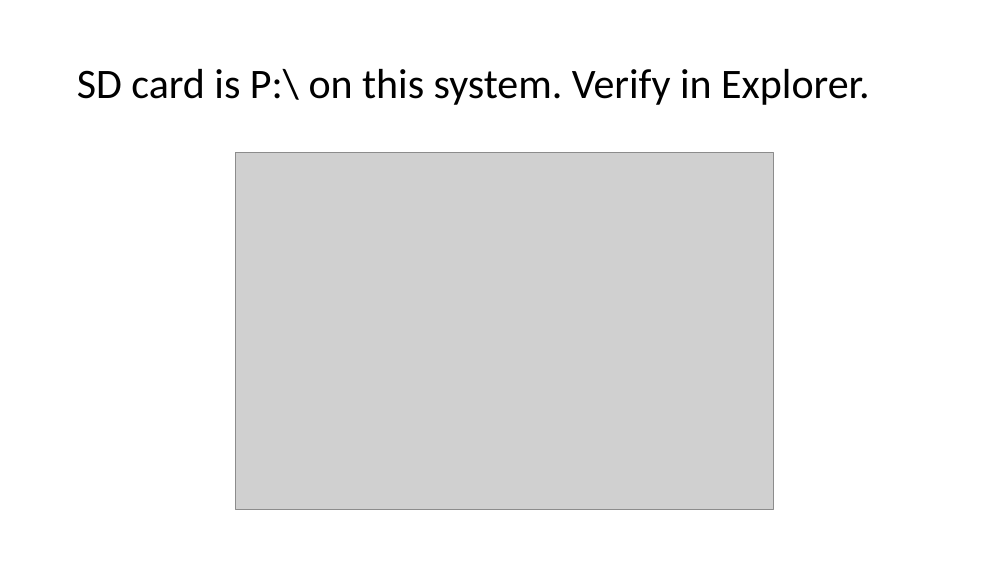
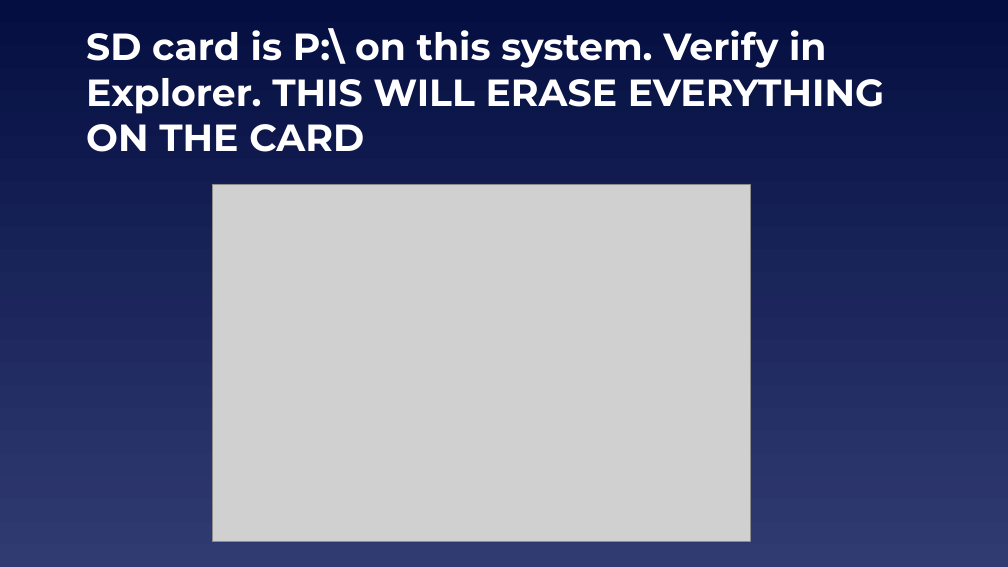
Before and after one commit to EELabMan/Raspberry-Pi-Intro, a slide deck: slide 7 of Raspberry Pi Intro.pptx. Drawn at 1008x567 pixels with LibreOffice and Linux fonts; fonts in the diff are those of the drawing; grey boxes stand for pictures. Boxes give left, top, right and bottom in pixels: in the first picture for what was removed or moved away, otherwise in the second. Text is boxed around its words. In the diff, an @@ line names an element or a change of style, - is before the commit and + after.

```diff
--- a/Raspberry Pi Intro.pptx
+++ b/Raspberry Pi Intro.pptx
@@ background #FFFFFF to gradient #040E41 to #303B72 @@
@@ title at (x1=86, y1=28, x2=884, y2=152): text changed; size 40 to 36 pt; font Calibri to Montserrat; text colour #000000 to #FFFFFF; bold on @@
-SD card is P:\ on this system. Verify in Explorer.
+SD card is P:\ on this system. Verify in Explorer. THIS WILL ERASE EVERYTHING ON THE CARD
@@ picture moved from (x1=235, y1=153, x2=773, y2=510) to (x1=212, y1=185, x2=750, y2=541) @@
```
Also in this commit, not shown: 14 other slides changed, 4 slides added, 2 slides removed.
